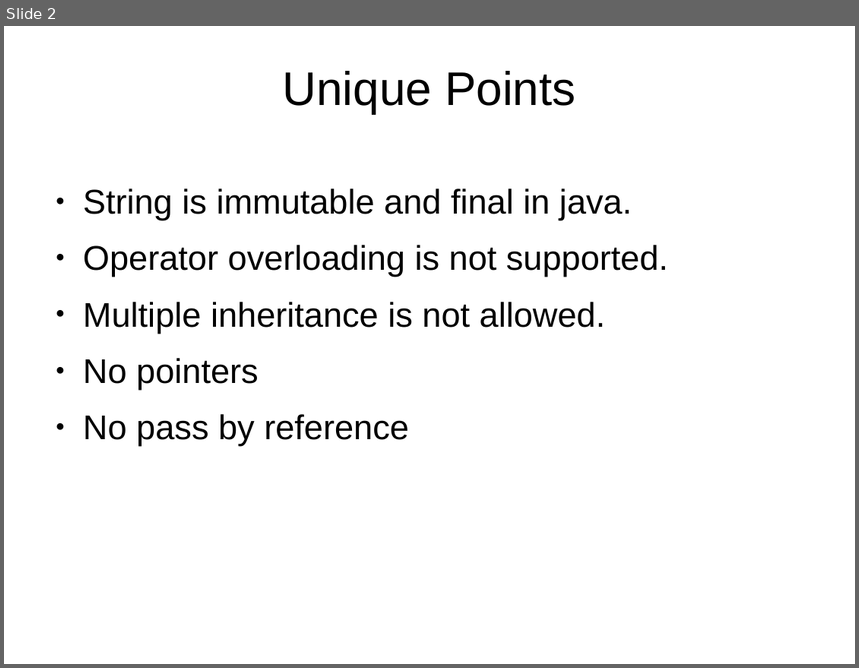
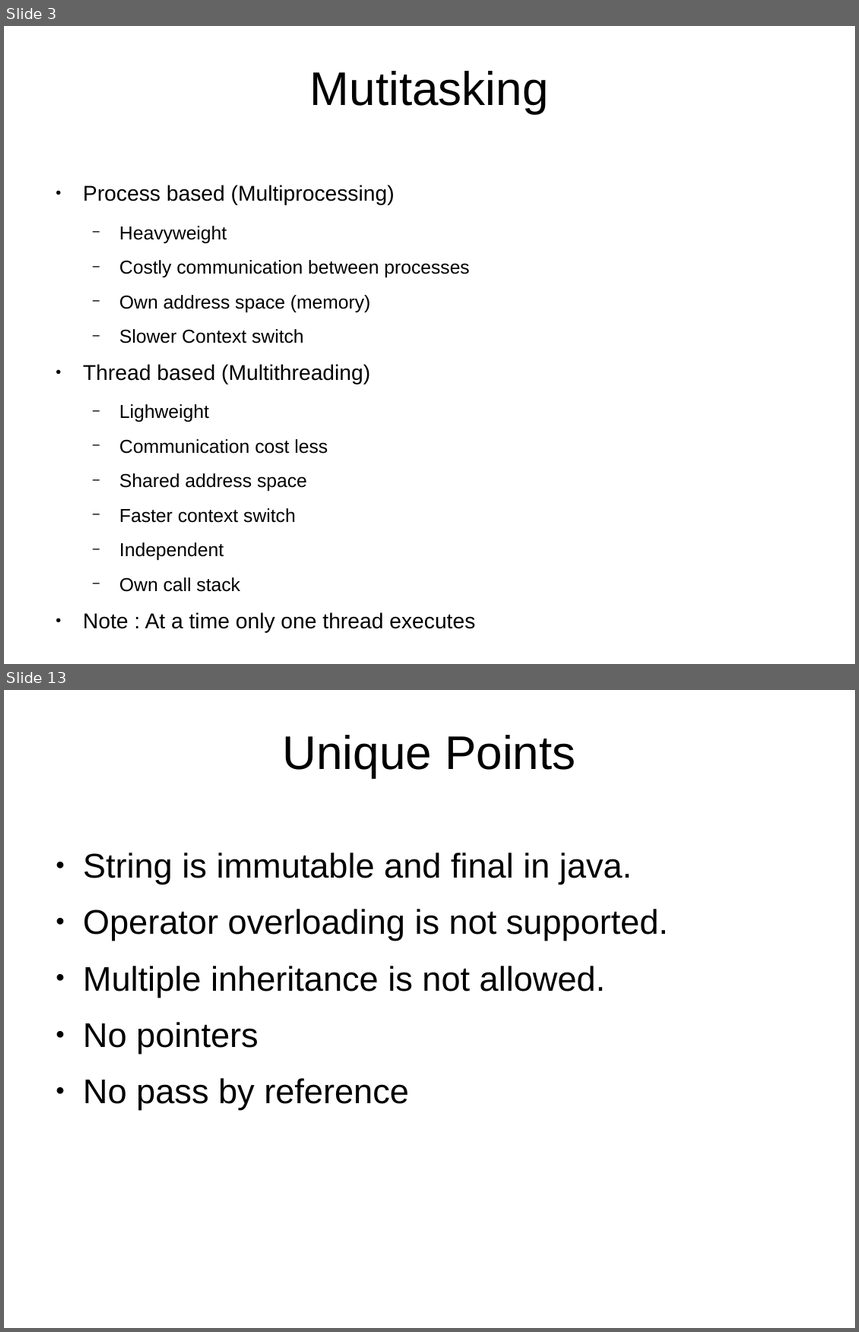
Before and after one commit to tanmayrajani/Internship_PreWork, a slide deck: Java/Java_Notes.odp. Shown one above the other, each under a label of ours: slide 2 before the commit, slides 3 and 13 after it; the slides between them are not shown. The pictures are 859x668 and 859x1332 pixels, drawn with LibreOffice and Linux fonts; fonts in the diff are those of the drawing; background and template pictures are left out. Boxes give left, top, right and bottom in pixels: in the first picture for what was removed or moved away, otherwise in the second. Text is boxed around its words. In the diff, an @@ line names an element or a change of style, - is before the commit and + after.

```diff
--- a/Java/Java_Notes.odp
+++ b/Java/Java_Notes.odp
@@ slide 3 added at [4,26,855,664], background picture (left out) @@
@@ title added at [310,71,549,114], 44 pt, text #000000 @@
+Mutitasking
@@ text added at [83,185,475,633], 17.4 pt, text #000000 @@
+● Process based (Multiprocessing)
+  − Heavyweight
+  − Costly communication between processes
+  − Own address space (memory)
+  − Slower Context switch
+● Thread based (Multithreading)
+  − Lighweight
+  − Communication cost less
+  − Shared address space
+  − Faster context switch
+  − Independent
+  − Own call stack
+● Note : At a time only one thread executes
@@ what was slide 2 is now slide 13 @@
```
Also in this commit, not shown: 10 other slides added, 4 other files.
